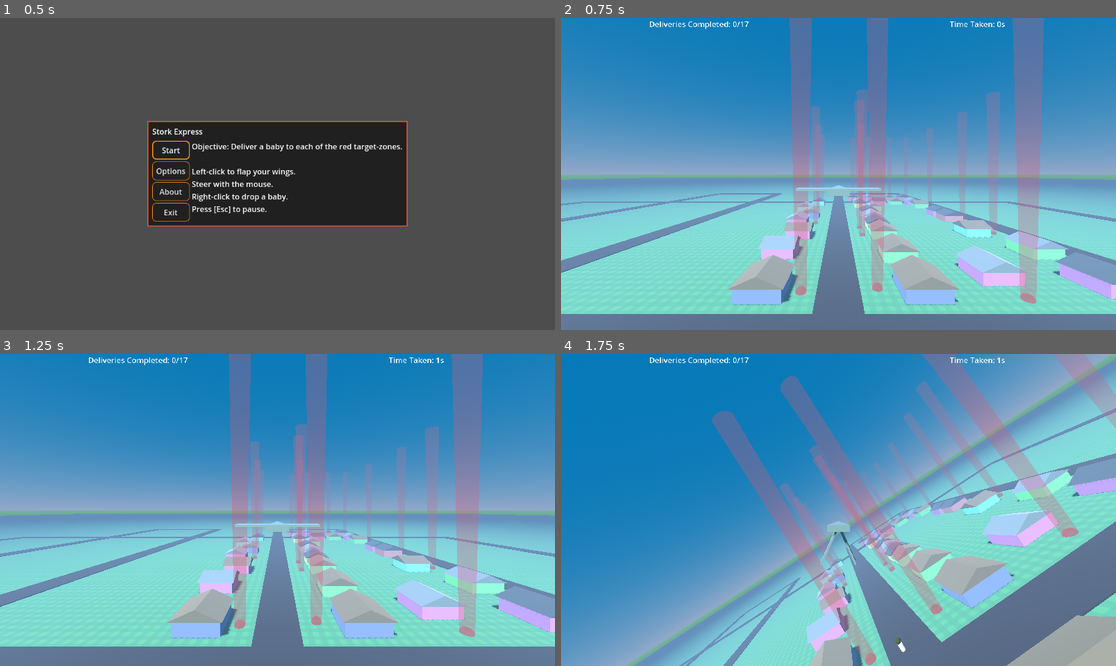
Above: before the commit, frames 1-4 (two rows, left to right).
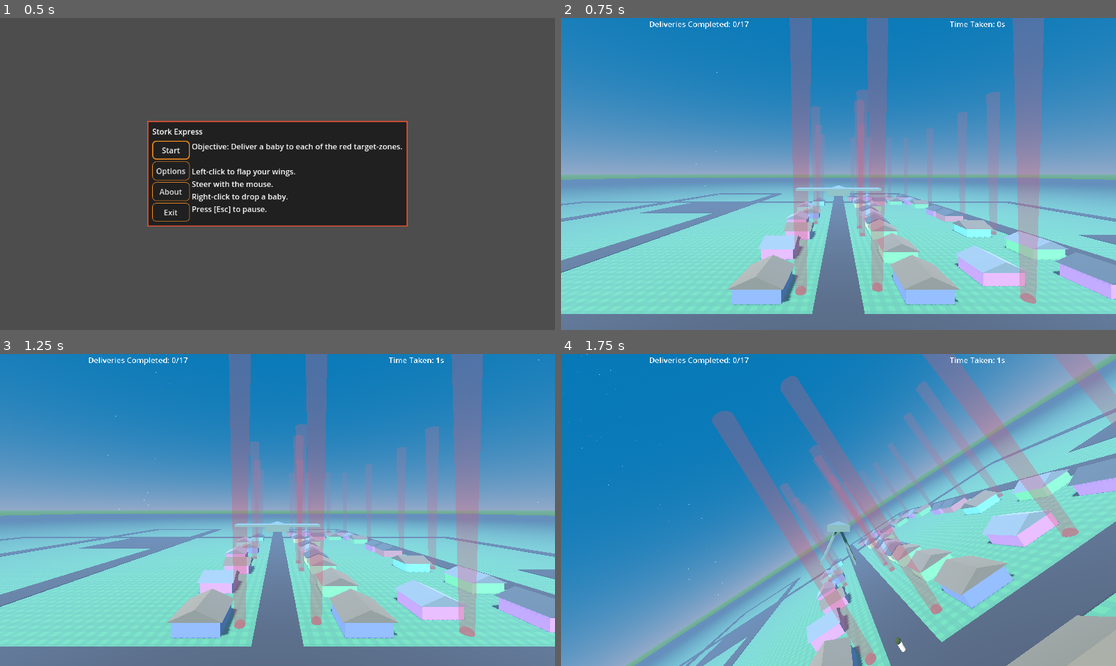
Above: after the commit, the same moments.

Repository: pizzasgood/StorkExpress_LD53
Game: Godot game, scene res://TitleScreen.tscn
Two runs of this game, one before a commit and one after it. Both use one fixed random seed, a clock stepped at 60 frames per second and the inputs below.
Inputs (mouse positions are in pixels of both pictures, inside the frame that each line leads up to):
- Up to frame 1 (0.5 s): no input
- Up to frame 2 (0.75 s): click "Start" at 0.5 s
- Up to frame 3 (1.25 s): no input
- Up to frame 4 (1.75 s): move the mouse to (866, 510) at 1.27 s; right-click (866, 510) at 1.35 s; tap Space (flap) at 1.52 s

Frame 1 is identical in both runs. In frame 2, 0.5% of the frame differs, in the area x 3-100%, y 0-90%; in frame 3, 0.5%; in frame 4, 0.7%, in the area x 0-100%, y 0-100%.

Commit message:
Add thermals

Diff:
--- a/Map.tscn
+++ b/Map.tscn
@@ -1,8 +1,10 @@
-[gd_scene load_steps=13 format=3 uid="uid://bsikbfqvppc2e"]
+[gd_scene load_steps=14 format=3 uid="uid://bsikbfqvppc2e"]
 
 [ext_resource type="Texture2D" uid="uid://bv6qkufi5lv5p" path="res://entities/grass.png" id="1_6oumd"]
 [ext_resource type="PackedScene" uid="uid://bq1i7kvnbkk5c" path="res://entities/SquareHouse.tscn" id="2_bhgio"]
 [ext_resource type="PackedScene" uid="uid://bh3kt2uq1hbla" path="res://entities/Target.tscn" id="3_34v27"]
+[ext_resource type="Material" uid="uid://dpytcdhrmhkyj" path="res://entities/Pavement.tres" id="4_yl811"]
+[ext_resource type="PackedScene" uid="uid://bdafbu4a0x5lk" path="res://entities/ParkingLot.tscn" id="5_22btv"]
 
 [sub_resource type="ProceduralSkyMaterial" id="ProceduralSkyMaterial_ujntp"]
 sky_top_color = Color(0.0470588, 0.47451, 0.721569, 1)
@@ -35,13 +37,10 @@
 
 [sub_resource type="Curve3D" id="Curve3D_ovo0d"]
 _data = {
-"points": PackedVector3Array(0, 0, 0, 0, 0, 0, -192, 0, 0, 0, 0, 0, 0, 0, 0, -193, 0, -127, 0, 0, 0, 0, 0, 0, 128, 0, -128, 0, 0, 0, 0, 0, 0, 128, 0, 0, 0, 0, 0, 0, 0, 0, 103, 0, 0),
+"points": PackedVector3Array(0, 0, 0, 0, 0, 0, -193, 0, 0, 0, 0, 0, 0, 0, 0, -193, 0, -128, 0, 0, 0, 0, 0, 0, 128, 0, -128, 0, 0, 0, 0, 0, 0, 128, 0, 0, 0, 0, 0, 0, 0, 0, 103, 0, 0),
 "tilts": PackedFloat32Array(0, 0, 0, 0, 0)
 }
 point_count = 5
-
-[sub_resource type="StandardMaterial3D" id="StandardMaterial3D_j5xeu"]
-albedo_color = Color(0.129412, 0.0627451, 0.054902, 1)
 
 [sub_resource type="Curve3D" id="Curve3D_4tmyi"]
 _data = {
@@ -244,7 +243,7 @@
 path_continuous_u = false
 path_u_distance = 1.0
 path_joined = true
-material = SubResource("StandardMaterial3D_j5xeu")
+material = ExtResource("4_yl811")
 metadata/_edit_lock_ = true
 
 [node name="Path3D2" type="Path3D" parent="Roads"]
@@ -264,5 +263,16 @@
 path_continuous_u = false
 path_u_distance = 1.0
 path_joined = true
-material = SubResource("StandardMaterial3D_j5xeu")
-metadata/_edit_lock_ = true
+material = ExtResource("4_yl811")
+metadata/_edit_lock_ = true
+
+[node name="ParkingLots" type="Node3D" parent="."]
+
+[node name="ParkingLot" parent="ParkingLots" instance=ExtResource("5_22btv")]
+transform = Transform3D(1, 0, 0, 0, 1, 0, 0, 0, 1, -88, 0, -104)
+
+[node name="ParkingLot3" parent="ParkingLots" instance=ExtResource("5_22btv")]
+transform = Transform3D(1, 0, 0, 0, 1, 0, 0, 0, 1, -24, 0, 88)
+
+[node name="ParkingLot2" parent="ParkingLots" instance=ExtResource("5_22btv")]
+transform = Transform3D(1, 0, 0, 0, 1, 0, 0, 0, 1, 104, 0, -24)
--- /dev/null
+++ b/entities/ParkingLot.tscn
@@ -0,0 +1,21 @@
+[gd_scene load_steps=5 format=3 uid="uid://bdafbu4a0x5lk"]
+
+[ext_resource type="Material" uid="uid://dpytcdhrmhkyj" path="res://entities/Pavement.tres" id="1_5t7kk"]
+[ext_resource type="PackedScene" uid="uid://b7u3prwqiebq5" path="res://entities/Thermal.tscn" id="2_qj3ty"]
+
+[sub_resource type="BoxShape3D" id="BoxShape3D_thaah"]
+size = Vector3(40, 0.4, 40)
+
+[sub_resource type="BoxMesh" id="BoxMesh_aq4pv"]
+material = ExtResource("1_5t7kk")
+size = Vector3(40, 0.4, 40)
+
+[node name="ParkingLot" type="StaticBody3D"]
+
+[node name="CollisionShape3D" type="CollisionShape3D" parent="."]
+shape = SubResource("BoxShape3D_thaah")
+
+[node name="MeshInstance3D" type="MeshInstance3D" parent="."]
+mesh = SubResource("BoxMesh_aq4pv")
+
+[node name="Thermal" parent="." instance=ExtResource("2_qj3ty")]
--- /dev/null
+++ b/entities/Pavement.tres
@@ -0,0 +1,4 @@
+[gd_resource type="StandardMaterial3D" format=3 uid="uid://dpytcdhrmhkyj"]
+
+[resource]
+albedo_color = Color(0.129412, 0.0627451, 0.054902, 1)
--- a/entities/Player.gd
+++ b/entities/Player.gd
@@ -6,6 +6,7 @@
 var pitch_sensitivity := 0.002
 var steering_pos : int = 0
 var pitch_pos : int = 0
+var updraft : float = 0.0
 var cross_sections := Vector3(2.0, 50.0, 0.01)
 var baby_scene := preload("res://entities/Baby.tscn")
 
@@ -31,7 +32,7 @@
 		pitch_pos = 0
 
 	var flap_drag_modifier : float = ((%FlapTimer.wait_time - %FlapTimer.time_left) / %FlapTimer.wait_time)
-	var local_velocity := linear_velocity * transform.basis
+	var local_velocity := (linear_velocity + updraft*Vector3.DOWN) * transform.basis
 	var vel_factor := -1 * local_velocity.sign() * local_velocity * local_velocity
 	var local_drag := vel_factor * cross_sections * flap_drag_modifier
 	var drag := transform.basis * local_drag
--- /dev/null
+++ b/entities/Thermal.gd
@@ -0,0 +1,14 @@
+extends Area3D
+
+
+@export var windspeed := 5.0
+
+
+func _on_body_entered(body) -> void:
+	if body.is_in_group("player"):
+		body.updraft += windspeed
+
+
+func _on_body_exited(body) -> void:
+	if body.is_in_group("player"):
+		body.updraft -= windspeed
--- /dev/null
+++ b/entities/Thermal.tscn
@@ -0,0 +1,45 @@
+[gd_scene load_steps=6 format=3 uid="uid://b7u3prwqiebq5"]
+
+[ext_resource type="Script" path="res://entities/Thermal.gd" id="1_agtp8"]
+
+[sub_resource type="CylinderShape3D" id="CylinderShape3D_yx44v"]
+height = 1024.0
+radius = 40.0
+
+[sub_resource type="ParticleProcessMaterial" id="ParticleProcessMaterial_a12j3"]
+emission_shape = 3
+emission_box_extents = Vector3(20, 512, 20)
+direction = Vector3(0, 1, 0)
+spread = 0.0
+gravity = Vector3(0, 0, 0)
+initial_velocity_min = 10.0
+initial_velocity_max = 50.0
+scale_max = 2.0
+
+[sub_resource type="StandardMaterial3D" id="StandardMaterial3D_pd4is"]
+
+[sub_resource type="SphereMesh" id="SphereMesh_82pv2"]
+material = SubResource("StandardMaterial3D_pd4is")
+radius = 0.1
+height = 0.15
+radial_segments = 6
+rings = 6
+is_hemisphere = true
+
+[node name="Thermal" type="Area3D"]
+script = ExtResource("1_agtp8")
+
+[node name="CollisionShape3D" type="CollisionShape3D" parent="."]
+transform = Transform3D(1, 0, 0, 0, 1, 0, 0, 0, 1, 0, 512, 0)
+shape = SubResource("CylinderShape3D_yx44v")
+
+[node name="GPUParticles3D" type="GPUParticles3D" parent="."]
+transform = Transform3D(1, 0, 0, 0, 1, 0, 0, 0, 1, 0, 512, 0)
+cast_shadow = 0
+amount = 512
+visibility_aabb = AABB(-20, -512, -20, 40, 1024, 40)
+process_material = SubResource("ParticleProcessMaterial_a12j3")
+draw_pass_1 = SubResource("SphereMesh_82pv2")
+
+[connection signal="body_entered" from="." to="." method="_on_body_entered"]
+[connection signal="body_exited" from="." to="." method="_on_body_exited"]
